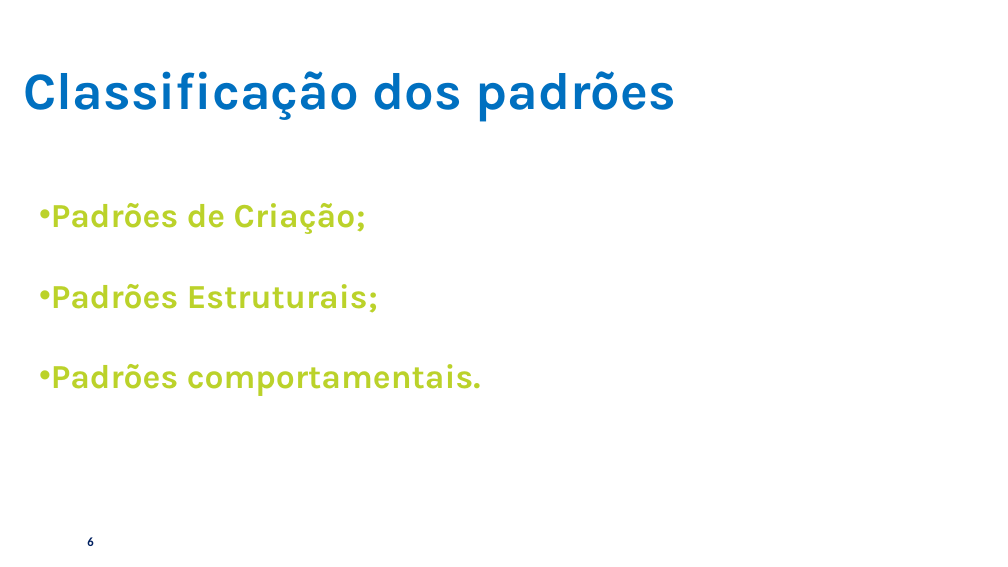
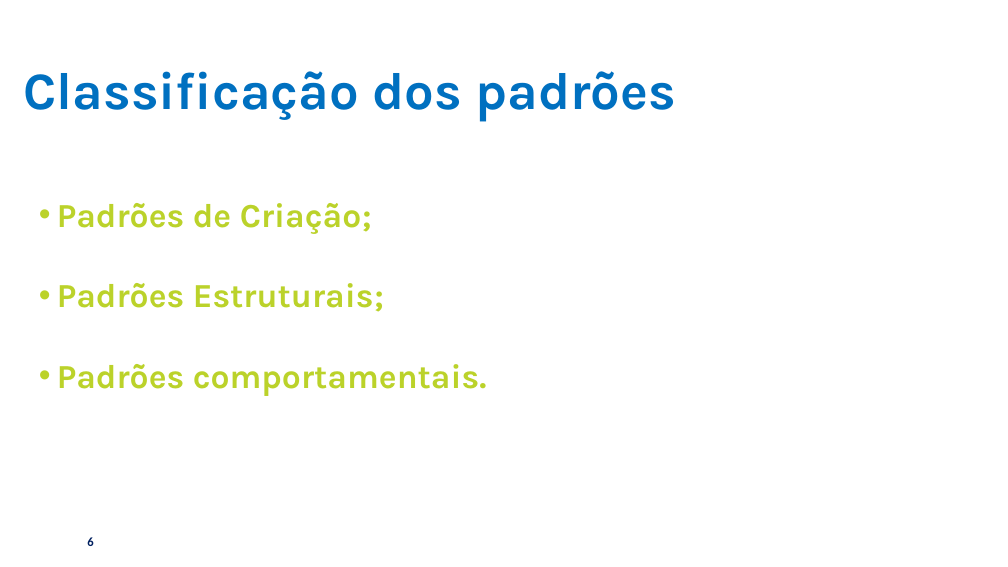
Before and after one commit to wmacibnc/dojo-dp-adapter-bridge, a slide deck: slide 6 of Dojo_Design_Adapter_vs_Bridge_Stefanini.pptx. Drawn at 1008x567 pixels with LibreOffice and Linux fonts; fonts in the diff are those of the drawing; background and template pictures are left out. Boxes give left, top, right and bottom in pixels: in the first picture for what was removed or moved away, otherwise in the second. Text is boxed around its words. In the diff, an @@ line names an element or a change of style, - is before the commit and + after.

```diff
--- a/Dojo_Design_Adapter_vs_Bridge_Stefanini.pptx
+++ b/Dojo_Design_Adapter_vs_Bridge_Stefanini.pptx
@@ text "Padrões de Criação;" at [57, 203, 487, 396]: indent changed @@
```
Also in this commit, not shown: 8 other slides changed.
